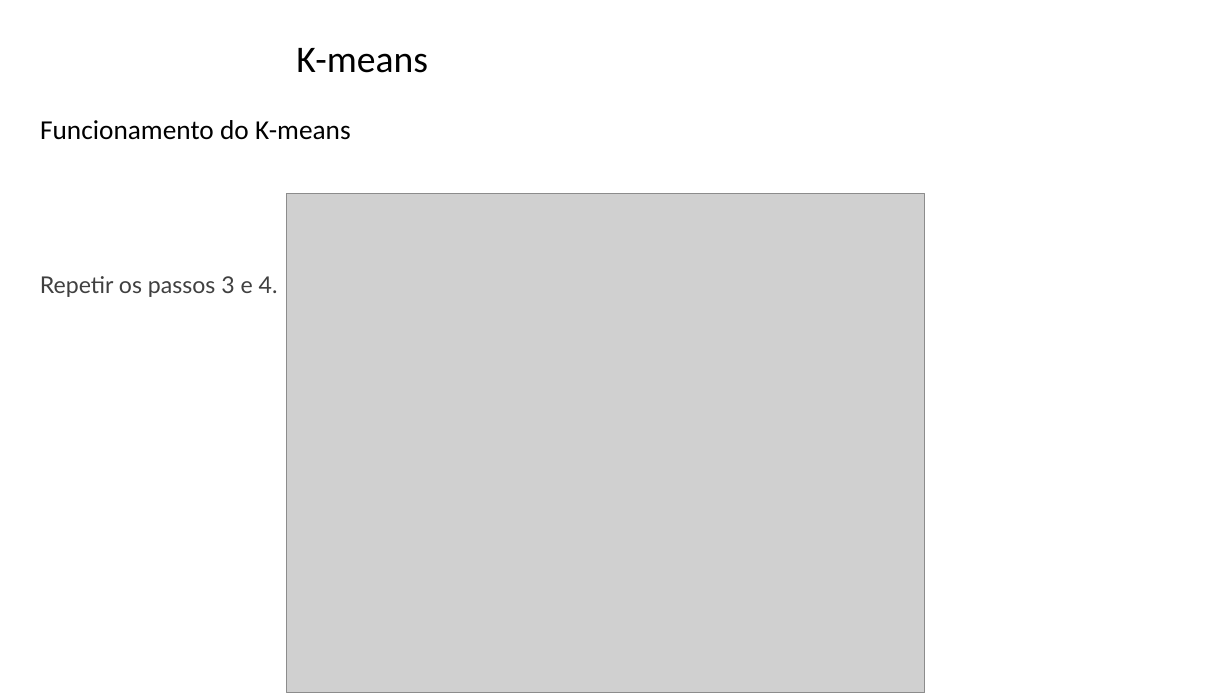
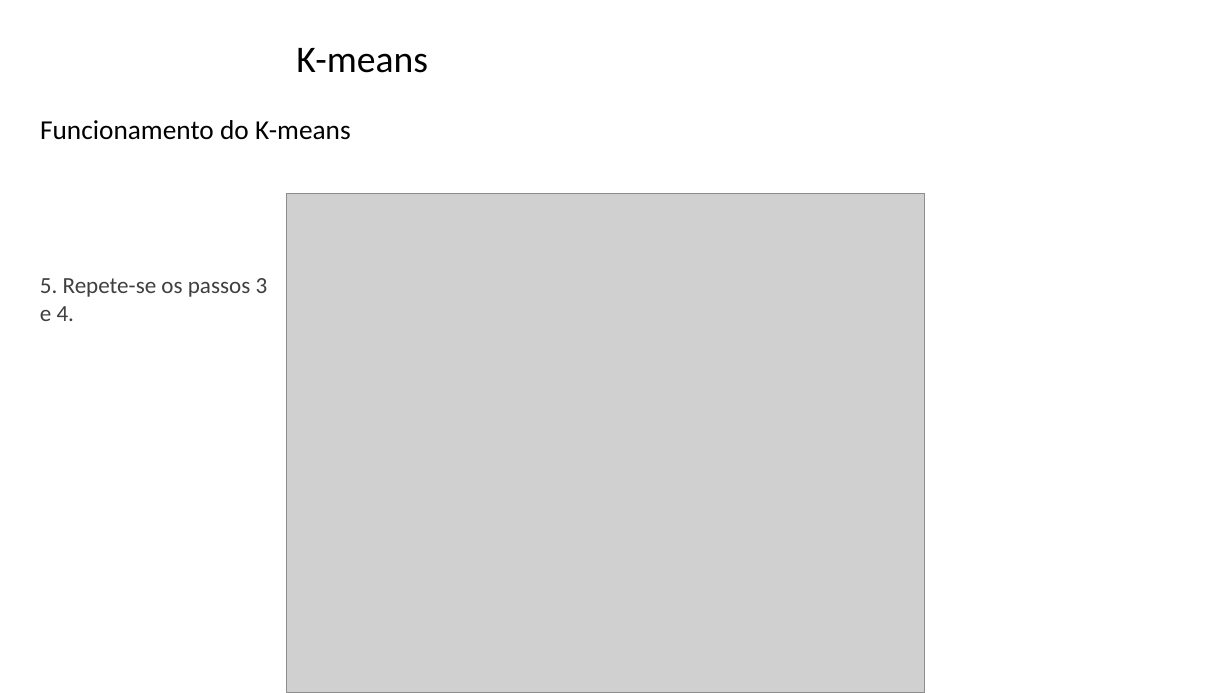
Before and after one commit to zz4fap/tp557-iot-ml, a slide deck: slide 11 of slides/TP557_16_detecção_de_anomalias.pptx. Drawn at 1232x693 pixels with LibreOffice and Linux fonts; fonts in the diff are those of the drawing; grey boxes stand for pictures; background and template pictures are left out. Boxes give left, top, right and bottom in pixels: in the first picture for what was removed or moved away, otherwise in the second. Text is boxed around its words. In the diff, an @@ line names an element or a change of style, - is before the commit and + after.

```diff
--- a/slides/TP557_16_detecção_de_anomalias.pptx
+++ b/slides/TP557_16_detecção_de_anomalias.pptx
@@ text at bbox=[40, 278, 268, 321]: text changed; font Lato to Calibri @@
-Repetir os passos 3 e 4.
+5. Repete-se os passos 3 e 4.
```
Also in this commit, not shown: 10 other slides changed, 12 slides removed.
